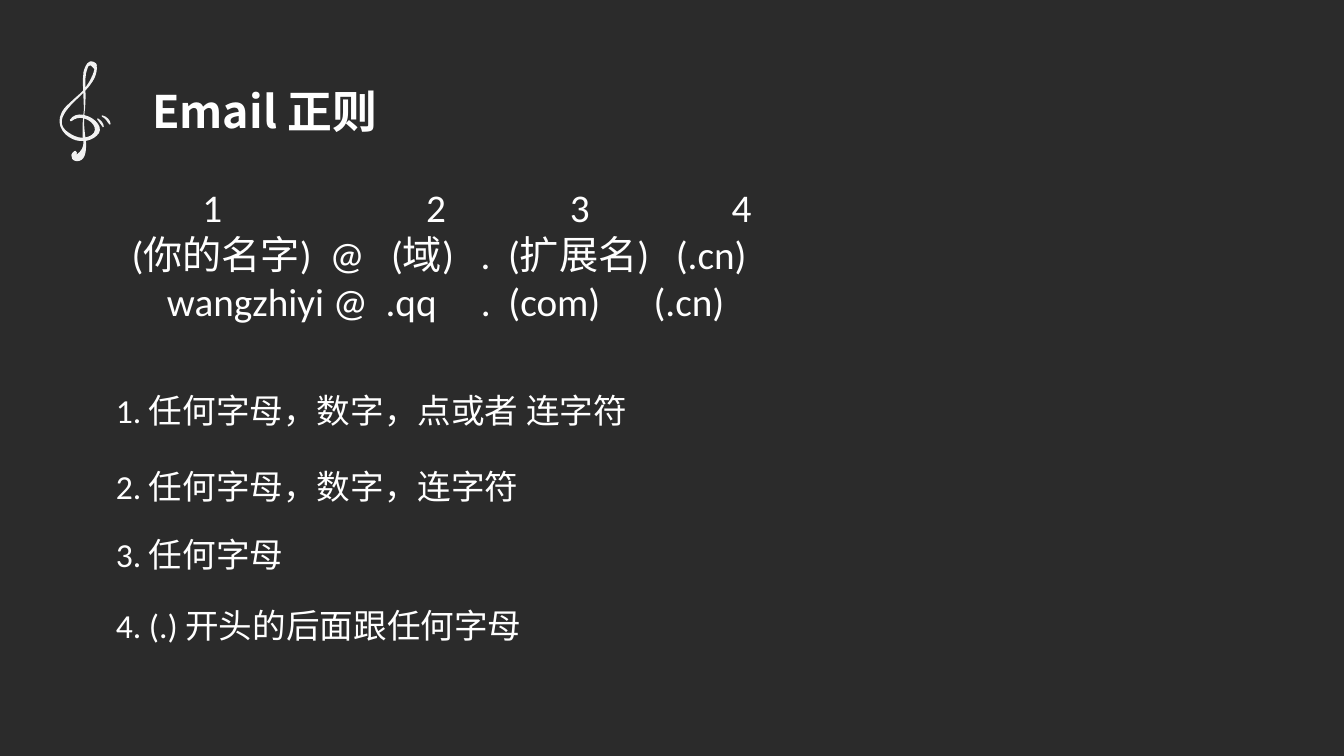
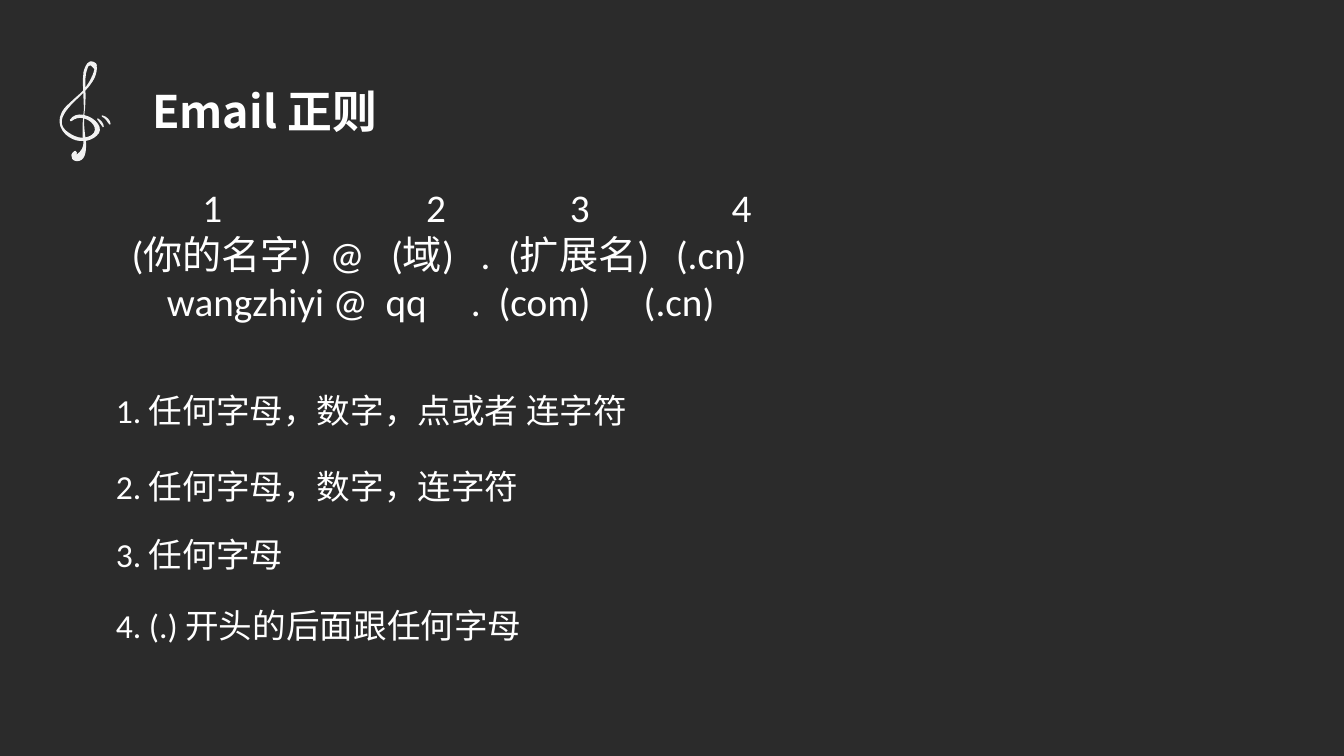
Before and after one commit to qq449245884/chromeTouir, a slide deck: slide 4 of 正则表达式/ppt.pptx. Drawn at 1344x756 pixels with LibreOffice and Linux fonts; fonts in the diff are those of the drawing; background and template pictures are left out; a plain dark background stands for a picture behind light text. Boxes give left, top, right and bottom in pixels: in the first picture for what was removed or moved away, otherwise in the second. Text is boxed around its words. In the diff, an @@ line names an element or a change of style, - is before the commit and + after.

```diff
--- a/正则表达式/ppt.pptx
+++ b/正则表达式/ppt.pptx
@@ text at [167, 287, 715, 323]: text changed @@
-wangzhiyi @ .qq . (com) (.cn)
+wangzhiyi @ qq . (com) (.cn)
```
Also in this commit, not shown: 1 other file.
